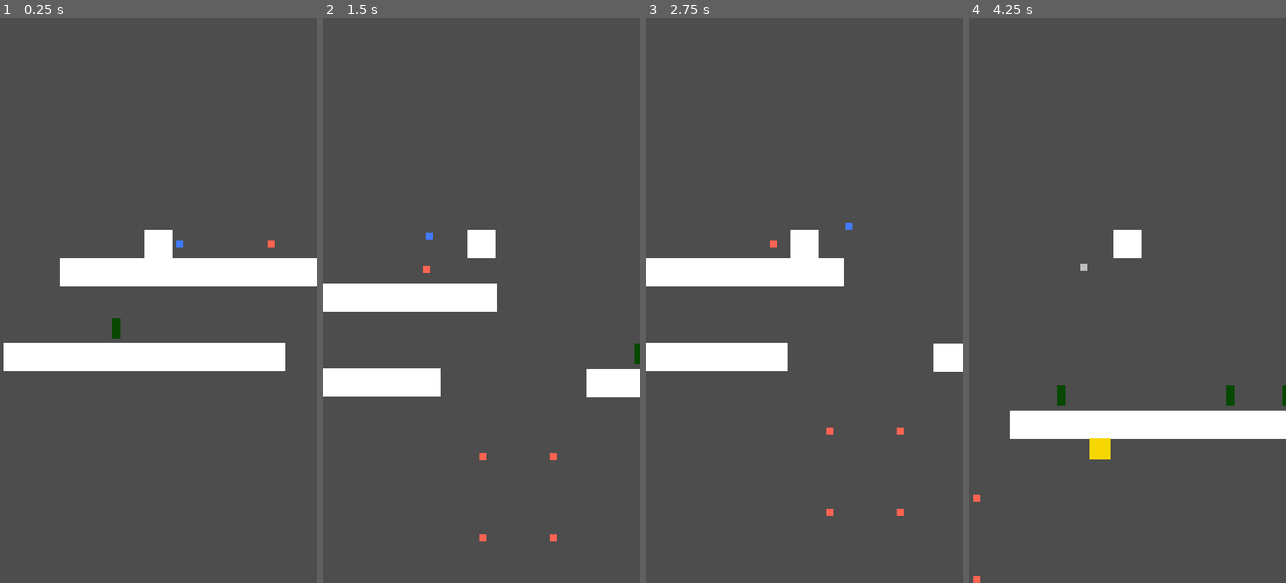
Above: before the commit, frames 1-4 (left to right).
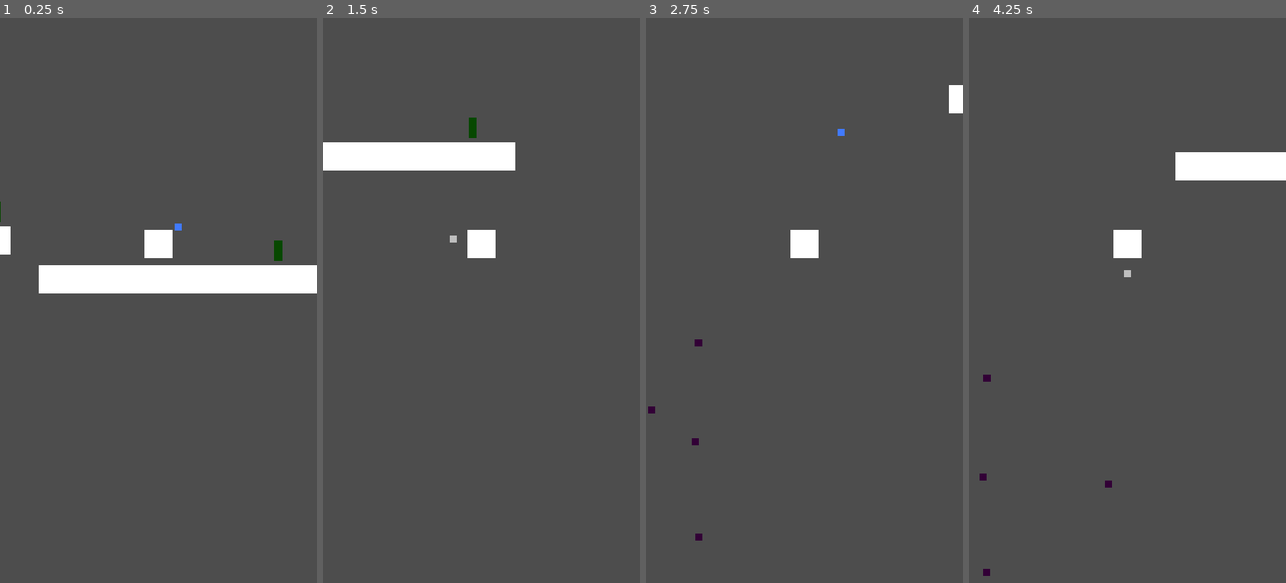
Above: after the commit, the same moments.

Repository: TylerPelaez/Sprouts
Game: Godot game, scene res://Levels/AirLevel1.tscn
Same seed, same stepped clock (60 frames per second), same inputs: the game is played once before the commit and once after it. Before the commit the project starts from res://Levels/Loki_test.tscn.
Inputs:
- Up to frame 1 (0.25 s): no input
- Up to frame 2 (1.5 s): hold E (Hit Switch) 0.53-1.28 s; hold D (Right) from 0.53 s (still down); tap Space (Jump) at 0.77 s; tap E (Hit Switch) at 1.35 s
- Up to frame 3 (2.75 s): tap Space (Jump) at 1.52 s; release D (Right) at 2.03 s; hold A (Left) from 2.03 s (still down); hold E (Hit Switch) from 2.03 s (still down)
- Up to frame 4 (4.25 s): release A (Left) at 2.78 s; release E (Hit Switch) at 2.78 s; hold D (Right) from 2.78 s (still down); tap E (Hit Switch) at 2.85 s; tap Space (Jump) at 3.02, 3.77 s; hold E (Hit Switch) from 3.53 s (still down)

The runs differ from the first frame. In frame 1, 7.2% of the frame differs, in the area x 0-100%, y 32-63%; in frame 2, 8.8%, in the area x 0-100%, y 17-93%; in frame 3, 6.3%; in frame 4, 6.8%.

Commit message:
chachacha changes

Diff:
--- a/Levels/Loki_test.tscn
+++ b/Levels/AirLevel1.tscn
@@ -28,22 +28,6 @@
 }
 point_count = 7
 
-[sub_resource type="Curve2D" id="Curve2D_a501h"]
-resource_local_to_scene = true
-resource_name = "Bat"
-_data = {
-"points": PackedVector2Array(0, 0, 0, 0, 88, 304, 0, 0, 0, 0, 632, 304, 0, 0, 0, 0, 632, 376, 0, 0, 0, 0, -16, 376, 0, 0, 0, 0, -16, 304, 0, 0, 0, 0, 88, 304)
-}
-point_count = 6
-
-[sub_resource type="Curve2D" id="Curve2D_dfba8"]
-resource_local_to_scene = true
-resource_name = "Bat"
-_data = {
-"points": PackedVector2Array(0, 0, 0, 0, 88, 304, 0, 0, 0, 0, 632, 304, 0, 0, 0, 0, 632, 376, 0, 0, 0, 0, -16, 376, 0, 0, 0, 0, -16, 304, 0, 0, 0, 0, 88, 304)
-}
-point_count = 6
-
 [sub_resource type="Curve2D" id="Curve2D_hv7h8"]
 resource_local_to_scene = true
 resource_name = "Bat"
@@ -54,7 +38,6 @@
 
 [node name="Air_level_1" type="Node2D"]
 script = ExtResource("1_k2wap")
-player_has_double_jump = true
 
 [node name="Camera2D" type="Camera2D" parent="."]
 position = Vector2(96, 288)
@@ -62,7 +45,7 @@
 editor_draw_drag_margin = true
 
 [node name="PlayerSpawnPosition" type="Marker2D" parent="."]
-position = Vector2(-96, 288)
+position = Vector2(1712, 5072)
 gizmo_extents = 20.0
 
 [node name="Environment" type="Node2D" parent="."]
@@ -134,7 +117,7 @@
 shape = SubResource("RectangleShape2D_irls3")
 
 [node name="CollisionShape2D5" type="CollisionShape2D" parent="Environment/Ground/TestGround16"]
-position = Vector2(120, 872)
+position = Vector2(120.8, 872)
 shape = SubResource("RectangleShape2D_irls3")
 
 [node name="CollisionShape2D6" type="CollisionShape2D" parent="Environment/Ground/TestGround16"]
@@ -1008,6 +991,7 @@
 
 [node name="Node2D" parent="." instance=ExtResource("7_1ja6j")]
 position = Vector2(1456, 200)
+num_bats = 4
 
 [node name="Path2D" parent="Node2D" index="0"]
 curve = SubResource("Curve2D_kmfnv")
@@ -1034,50 +1018,20 @@
 [node name="Position2" parent="MovingPlatform" index="2"]
 position = Vector2(672, 0)
 
-[node name="Node2D2" parent="." instance=ExtResource("7_1ja6j")]
-position = Vector2(1336, 6504)
-
-[node name="Path2D" parent="Node2D2" index="0"]
-curve = SubResource("Curve2D_a501h")
-
-[node name="PathFollow2D" parent="Node2D2/Path2D" index="0"]
-position = Vector2(632, 343.778)
-rotation = 1.5708
-progress = 583.776
-
-[node name="Node2D3" parent="." instance=ExtResource("7_1ja6j")]
-position = Vector2(1336, 6712)
-
-[node name="Path2D" parent="Node2D3" index="0"]
-curve = SubResource("Curve2D_dfba8")
-
-[node name="PathFollow2D" parent="Node2D3/Path2D" index="0"]
-position = Vector2(-16, 342.706)
-rotation = -1.5708
-progress = 1297.3
-
 [node name="Node2D4" parent="." instance=ExtResource("7_1ja6j")]
-position = Vector2(1336, 6944)
+position = Vector2(1328, 6728)
 
 [node name="Path2D" parent="Node2D4" index="0"]
 curve = SubResource("Curve2D_hv7h8")
 
-[node name="PathFollow2D" parent="Node2D4/Path2D" index="0"]
-position = Vector2(586.334, 376)
-rotation = 3.14159
-progress = 661.68
-
 [node name="Node2D5" parent="." instance=ExtResource("7_1ja6j")]
-position = Vector2(1336, 6544)
-
-[node name="Node2D6" parent="." instance=ExtResource("7_1ja6j")]
-position = Vector2(1336, 6776)
+position = Vector2(1336, 6504)
+spacing = 2
 
 [node name="Node2D7" parent="." instance=ExtResource("7_1ja6j")]
-position = Vector2(1336, 7016)
+position = Vector2(1336, 6944)
+num_bats = 1
 
 [editable path="Node2D"]
 [editable path="MovingPlatform"]
-[editable path="Node2D2"]
-[editable path="Node2D3"]
 [editable path="Node2D4"]
--- /dev/null
+++ b/Levels/GroundLevel1.tscn
@@ -0,0 +1,133 @@
+[gd_scene load_steps=8 format=3 uid="uid://evg4mo1jtqj0"]
+
+[ext_resource type="Script" path="res://Scripts/LevelController.gd" id="1_xnj5y"]
+[ext_resource type="Texture2D" uid="uid://bxn8kvm570f80" path="res://Art/Test/White.png" id="2_npm4k"]
+[ext_resource type="PackedScene" uid="uid://bk5j2w78ju833" path="res://Prefabs/pills.tscn" id="5_pvs2g"]
+[ext_resource type="PackedScene" uid="uid://bucqxfshflxln" path="res://Prefabs/SpikeEnemy.tscn" id="6_6hxw7"]
+[ext_resource type="PackedScene" uid="uid://sm5n8ljv3sdn" path="res://Prefabs/BatTest.tscn" id="7_77syx"]
+
+[sub_resource type="RectangleShape2D" id="RectangleShape2D_irls3"]
+size = Vector2(64, 64)
+
+[sub_resource type="Curve2D" id="Curve2D_im51u"]
+resource_local_to_scene = true
+resource_name = "Bat"
+_data = {
+"points": PackedVector2Array(0, 0, 0, 0, 88, 304, 0, 0, 0, 0, 632, 304, 0, 0, 0, 0, 816, 368, 0, 0, 0, 0, 632, 376, 0, 0, 0, 0, -1280, 368, 0, 0, 0, 0, -1280, 304, 0, 0, 0, 0, -16, 304, 0, 0, 0, 0, 88, 304)
+}
+point_count = 8
+
+[node name="Ground_level_1" type="Node2D"]
+script = ExtResource("1_xnj5y")
+
+[node name="Camera2D" type="Camera2D" parent="."]
+position = Vector2(96, 288)
+drag_vertical_offset = 1.0
+editor_draw_drag_margin = true
+
+[node name="PlayerSpawnPosition" type="Marker2D" parent="."]
+position = Vector2(-96, 288)
+gizmo_extents = 20.0
+
+[node name="Environment" type="Node2D" parent="."]
+
+[node name="Ground" type="Node2D" parent="Environment"]
+
+[node name="TestGround" type="StaticBody2D" parent="Environment/Ground"]
+position = Vector2(0, 352)
+scale = Vector2(10, 1)
+
+[node name="Sprite2D" type="Sprite2D" parent="Environment/Ground/TestGround"]
+texture = ExtResource("2_npm4k")
+
+[node name="CollisionShape2D" type="CollisionShape2D" parent="Environment/Ground/TestGround"]
+position = Vector2(-7.62939e-07, 0)
+shape = SubResource("RectangleShape2D_irls3")
+
+[node name="TestGround3" type="StaticBody2D" parent="Environment/Ground"]
+position = Vector2(843, 545)
+scale = Vector2(10, 1)
+
+[node name="Sprite2D" type="Sprite2D" parent="Environment/Ground/TestGround3"]
+texture = ExtResource("2_npm4k")
+
+[node name="CollisionShape2D" type="CollisionShape2D" parent="Environment/Ground/TestGround3"]
+position = Vector2(-7.62939e-07, 0)
+shape = SubResource("RectangleShape2D_irls3")
+
+[node name="TestGround6" type="StaticBody2D" parent="Environment/Ground"]
+position = Vector2(1256, 608)
+scale = Vector2(10, 1)
+
+[node name="Sprite2D" type="Sprite2D" parent="Environment/Ground/TestGround6"]
+texture = ExtResource("2_npm4k")
+
+[node name="CollisionShape2D" type="CollisionShape2D" parent="Environment/Ground/TestGround6"]
+position = Vector2(-7.62939e-07, 0)
+shape = SubResource("RectangleShape2D_irls3")
+
+[node name="TestGround4" type="StaticBody2D" parent="Environment/Ground"]
+position = Vector2(1760, 544)
+scale = Vector2(10, 1)
+
+[node name="Sprite2D" type="Sprite2D" parent="Environment/Ground/TestGround4"]
+texture = ExtResource("2_npm4k")
+
+[node name="CollisionShape2D" type="CollisionShape2D" parent="Environment/Ground/TestGround4"]
+position = Vector2(-9.53674e-07, 0)
+shape = SubResource("RectangleShape2D_irls3")
+
+[node name="TestGround2" type="StaticBody2D" parent="Environment/Ground"]
+position = Vector2(-432, 544)
+scale = Vector2(10, 1)
+
+[node name="Sprite2D" type="Sprite2D" parent="Environment/Ground/TestGround2"]
+texture = ExtResource("2_npm4k")
+
+[node name="CollisionShape2D" type="CollisionShape2D" parent="Environment/Ground/TestGround2"]
+position = Vector2(-7.62939e-07, 0)
+shape = SubResource("RectangleShape2D_irls3")
+
+[node name="TestGround5" type="StaticBody2D" parent="Environment/Ground"]
+position = Vector2(208, 544)
+scale = Vector2(10, 1)
+
+[node name="Sprite2D" type="Sprite2D" parent="Environment/Ground/TestGround5"]
+texture = ExtResource("2_npm4k")
+
+[node name="CollisionShape2D" type="CollisionShape2D" parent="Environment/Ground/TestGround5"]
+position = Vector2(-7.62939e-07, 0)
+shape = SubResource("RectangleShape2D_irls3")
+
+[node name="KillAreas" type="Node2D" parent="Environment"]
+
+[node name="Area2D16" parent="Environment" instance=ExtResource("5_pvs2g")]
+position = Vector2(-192, 472)
+
+[node name="Area2D17" parent="Environment" instance=ExtResource("5_pvs2g")]
+position = Vector2(640, 472)
+
+[node name="Area2D18" parent="Environment" instance=ExtResource("5_pvs2g")]
+position = Vector2(1472, 472)
+
+[node name="Area2D19" parent="Environment" instance=ExtResource("5_pvs2g")]
+position = Vector2(1024, 472)
+
+[node name="Area2D20" parent="Environment" instance=ExtResource("5_pvs2g")]
+position = Vector2(1152, 472)
+
+[node name="Hazards" type="Node2D" parent="."]
+
+[node name="SpikeEnemy" parent="Hazards" instance=ExtResource("6_6hxw7")]
+
+[node name="Node2D" parent="." instance=ExtResource("7_77syx")]
+position = Vector2(1456, 200)
+
+[node name="Node2D2" parent="." instance=ExtResource("7_77syx")]
+position = Vector2(528, 208)
+num_bats = 5
+
+[node name="Path2D" parent="Node2D2" index="0"]
+curve = SubResource("Curve2D_im51u")
+
+[editable path="Node2D2"]
--- /dev/null
+++ b/Levels/MultiBats.tscn
@@ -0,0 +1,18 @@
+[gd_scene load_steps=4 format=3 uid="uid://be7ic5tmyky20"]
+
+[ext_resource type="PackedScene" uid="uid://sm5n8ljv3sdn" path="res://Prefabs/BatTest.tscn" id="1_bvl5w"]
+[ext_resource type="Script" path="res://PathSpawner.gd" id="2_qmrrk"]
+
+[sub_resource type="Curve2D" id="Curve2D_a6jrj"]
+resource_local_to_scene = true
+resource_name = "Bat"
+_data = {
+"points": PackedVector2Array(0, 0, 0, 0, 88, 304, 0, 0, 0, 0, 632, 304, 0, 0, 0, 0, 632, 376, 0, 0, 0, 0, -16, 376, 0, 0, 0, 0, -16, 304, 0, 0, 0, 0, 88, 304)
+}
+point_count = 6
+
+[node name="Node2D" instance=ExtResource("1_bvl5w")]
+
+[node name="Path2D" parent="." index="0"]
+curve = SubResource("Curve2D_a6jrj")
+script = ExtResource("2_qmrrk")
--- /dev/null
+++ b/PathSpawner.gd
@@ -0,0 +1,19 @@
+extends Path2D
+
+var timer = 0
+var spawnTime = 5
+var follower = preload("res://Prefabs/BatTest.tscn")
+@export var move_speed := 400.0
+var flySpeed = 40
+var child_node = get_child(0)
+
+
+func _physics_process(delta: float) -> void:
+	$Path2D/PathFollow2D.progress += move_speed * delta
+	timer = timer + delta
+	if (timer > spawnTime):
+		var newFollower = follower.get_instance_id()
+		add_child(newFollower)
+# Called every frame. 'delta' is the elapsed time since the previous frame.
+#func _process(delta):
+	#pass
--- a/Prefabs/BatTest.tscn
+++ b/Prefabs/BatTest.tscn
@@ -1,6 +1,5 @@
-[gd_scene load_steps=4 format=3 uid="uid://sm5n8ljv3sdn"]
+[gd_scene load_steps=3 format=3 uid="uid://sm5n8ljv3sdn"]
 
-[ext_resource type="PackedScene" uid="uid://bucqxfshflxln" path="res://Prefabs/SpikeEnemy.tscn" id="1_p74uu"]
 [ext_resource type="Script" path="res://Scripts/Bat.gd" id="1_rewk0"]
 
 [sub_resource type="Curve2D" id="Curve2D_immsu"]
@@ -14,12 +13,8 @@
 [node name="Node2D" type="Node2D"]
 modulate = Color(0.196078, 0, 0.662745, 1)
 script = ExtResource("1_rewk0")
+num_bats = 2
+spacing = 300
 
 [node name="Path2D" type="Path2D" parent="."]
 curve = SubResource("Curve2D_immsu")
-
-[node name="PathFollow2D" type="PathFollow2D" parent="Path2D"]
-position = Vector2(88, 304)
-
-[node name="SpikeEnemy" parent="Path2D/PathFollow2D" instance=ExtResource("1_p74uu")]
-position = Vector2(0, -32)
--- a/Scripts/Bat.gd
+++ b/Scripts/Bat.gd
@@ -1,10 +1,25 @@
 extends Node2D
 
+var batPrefab =preload("res://Prefabs/SpikeEnemy.tscn")
 var flySpeed = 40
 @export var move_speed := 400.0
+@export var num_bats := 1
+var pathfollows = []
+@export var spacing := 32
+
+func _ready():
+	for i in num_bats:
+		var bat = batPrefab.instantiate()
+		var path_follow = PathFollow2D.new()
+		$Path2D.add_child(path_follow)
+		path_follow.add_child(bat)
+		pathfollows.append(path_follow)
+		path_follow.progress = spacing * i
+		bat.position = Vector2.ZERO
 
 # Called every frame. 'delta' is the elapsed time since the previous frame.
 #func _process(delta):
 	#set_process(get_progress() + flySpeed * delta)
 func _physics_process(delta: float) -> void:
-	$Path2D/PathFollow2D.progress += move_speed * delta
+	for path_follow in pathfollows:
+		path_follow.progress += move_speed * delta
--- a/project.godot
+++ b/project.godot
@@ -11,7 +11,7 @@
 [application]
 
 config/name="Sprouts"
-run/main_scene="res://Levels/Loki_test.tscn"
+run/main_scene="res://Levels/AirLevel1.tscn"
 config/features=PackedStringArray("4.0", "GL Compatibility")
 config/icon="res://icon.svg"
 
Not shown: 1 places in Levels/AirLevel1.tscn that only renumber resources
Not shown, changed: Movies/test.avi
